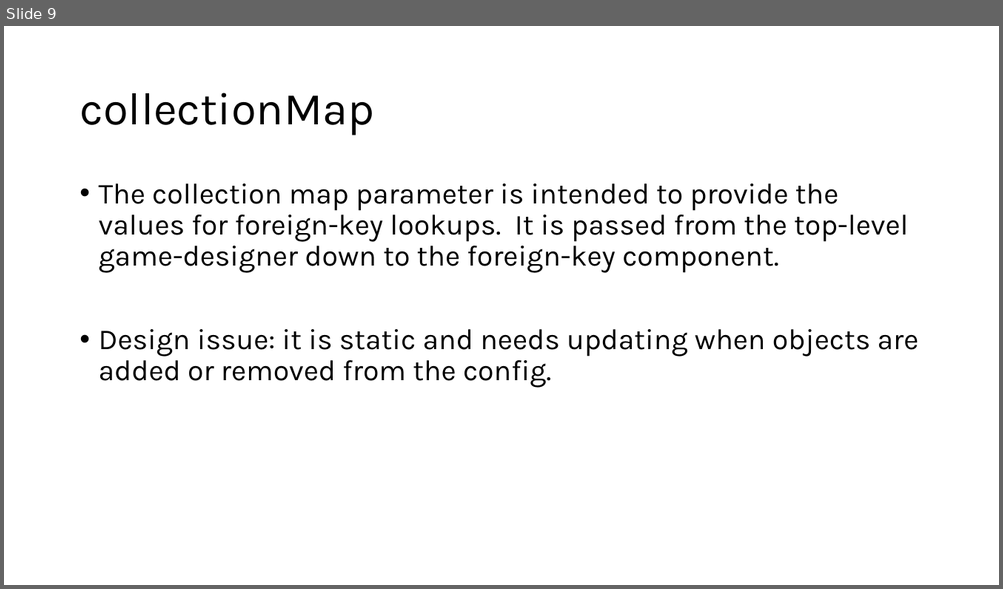
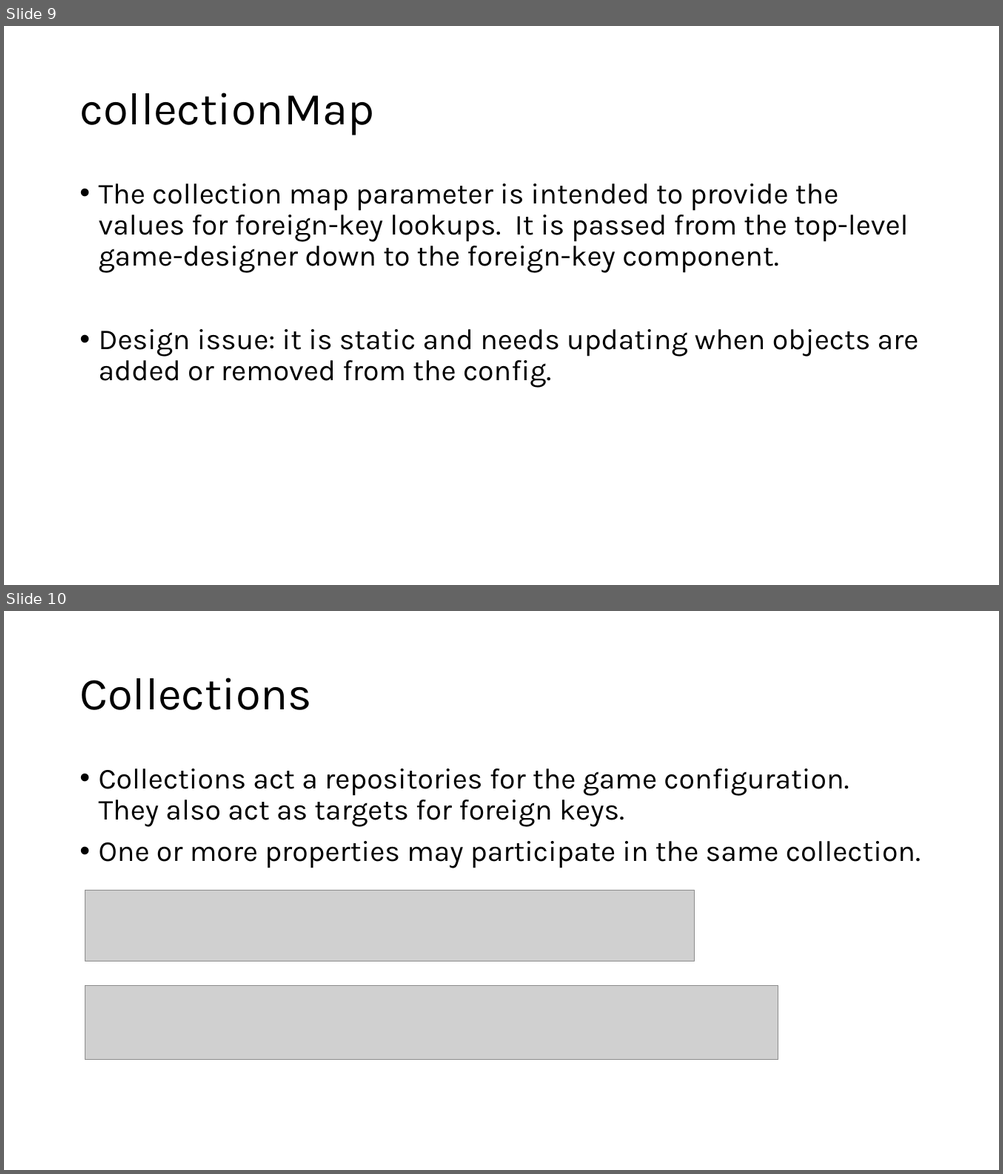
Before and after one commit to marcjohnston/AngbandOS, a slide deck: Documents/Game Designer.pptx. Shown one above the other, each under a label of ours: slide 9 before the commit, slides 9 and 10 after it. The pictures are 1003x589 and 1003x1174 pixels, drawn with LibreOffice and Linux fonts; fonts in the diff are those of the drawing; grey boxes stand for pictures. Boxes give left, top, right and bottom in pixels: in the first picture for what was removed or moved away, otherwise in the second. Text is boxed around its words. In the diff, an @@ line names an element or a change of style, - is before the commit and + after.

Commit message:
Added Collections slide.

```diff
--- a/Documents/Game Designer.pptx
+++ b/Documents/Game Designer.pptx
@@ slide 10 added at [4, 611, 999, 1170], background #FFFFFF @@
@@ title added at [79, 678, 312, 710], 44 pt, text #000000 @@
+Collections
@@ text added at [99, 769, 920, 869], 28 pt, text #000000 @@
+• Collections act a repositories for the game configuration. They also act as targets for foreign keys.
+• One or more properties may participate in the same collection.
@@ picture added at [85, 891, 694, 962] @@
@@ picture added at [85, 985, 778, 1060] @@
```
